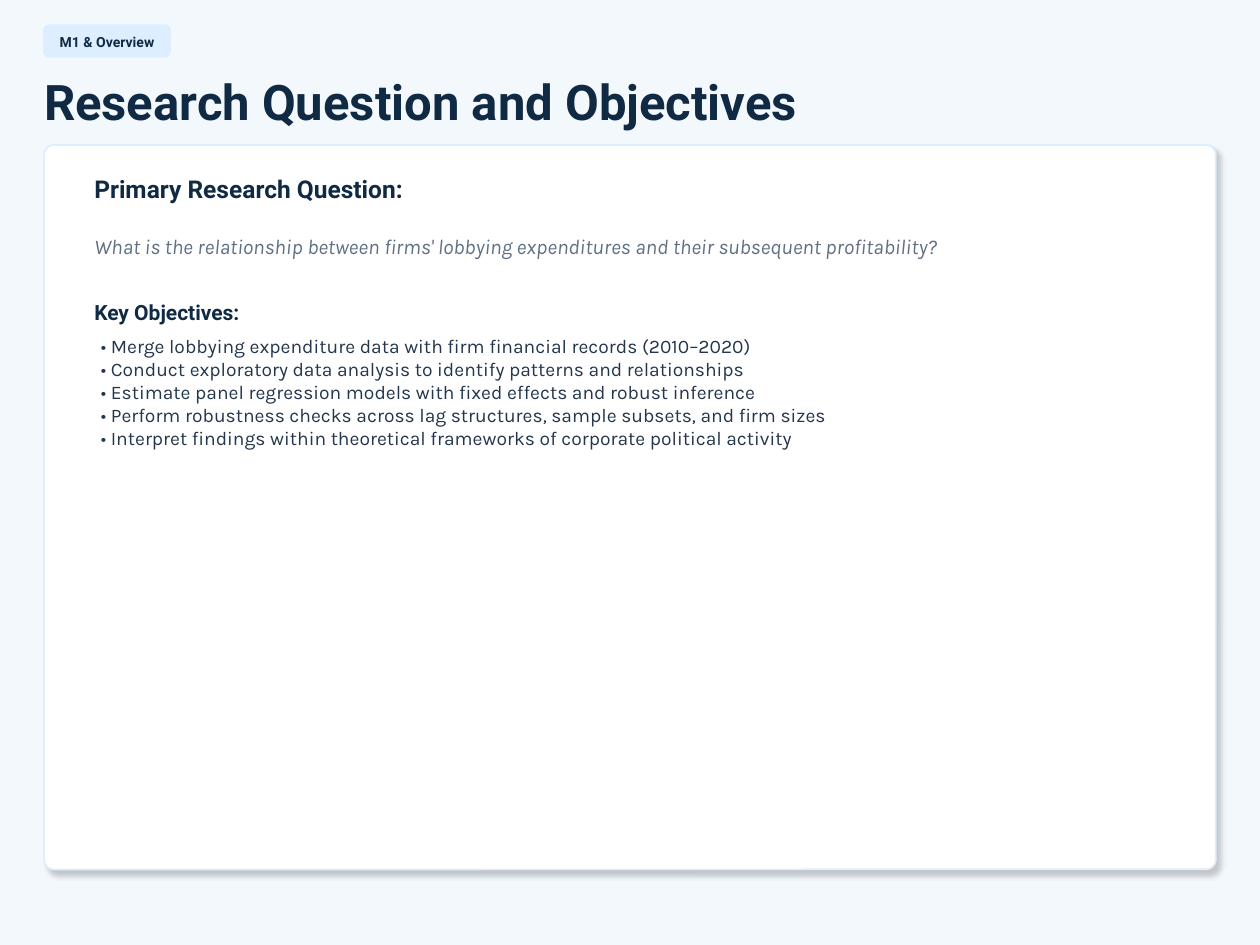
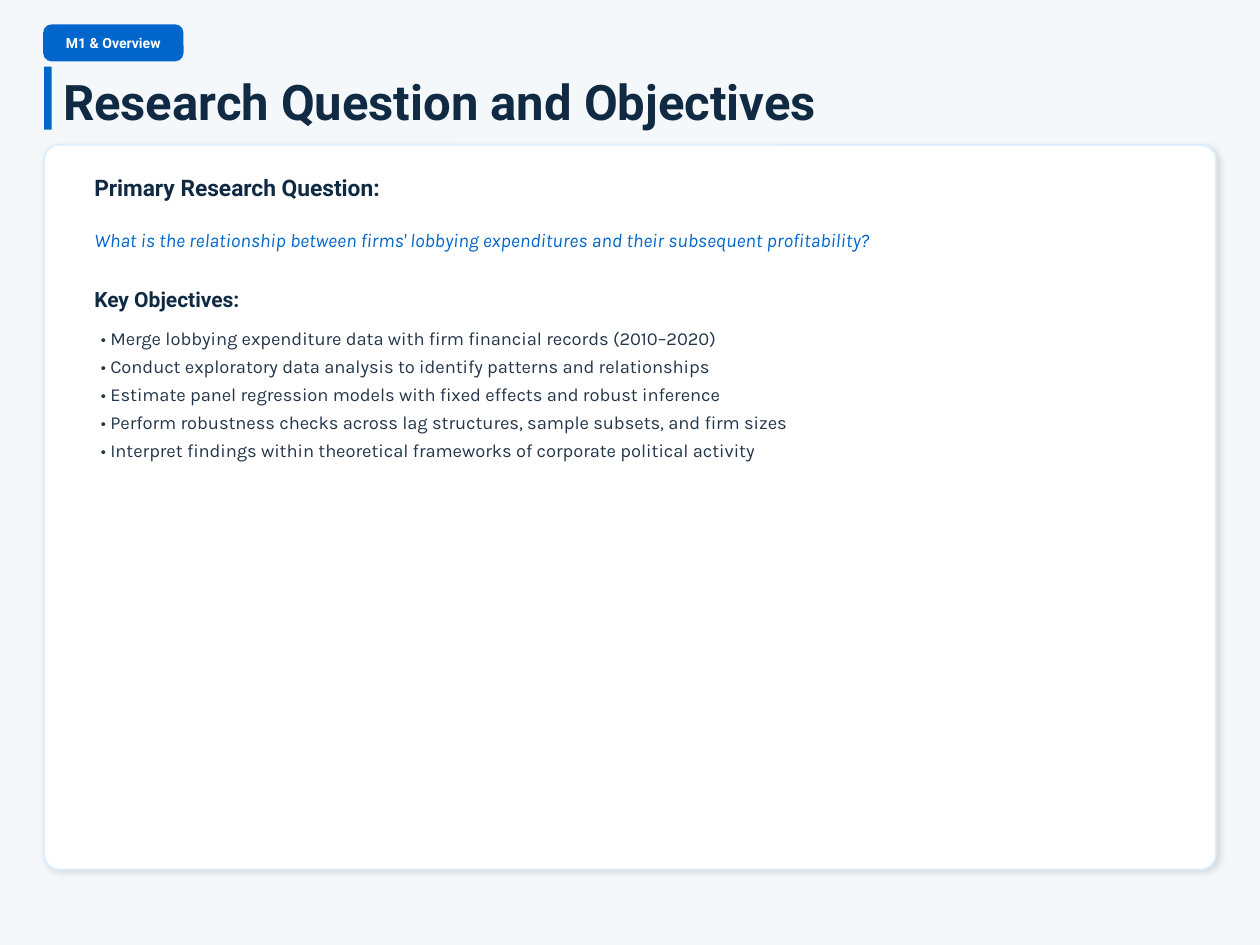
Before and after one commit to Dr-Seagraves/qm2023-capstone-silly-geese, a slide deck: slide 2 of results/reports/Capstone_Research_Presentation.pptx. Drawn at 1260x945 pixels with LibreOffice and Linux fonts; fonts in the diff are those of the drawing. Boxes give left, top, right and bottom in pixels: in the first picture for what was removed or moved away, otherwise in the second. Text is boxed around its words. In the diff, an @@ line names an element or a change of style, - is before the commit and + after.

Commit message:
Enhance presentation with modern navy/light blue design and improved visual cohesion

```diff
--- a/results/reports/Capstone_Research_Presentation.pptx
+++ b/results/reports/Capstone_Research_Presentation.pptx
@@ background #F3F8FD to #F5F8FB @@
@@ text "M1 & Overview" at <box>66,37,160,48</box>: text colour #102A43 to #FFFFFF @@
@@ rounded rectangle: place and size @@
-rounded rectangle at <box>44,25,170,57</box>
+rounded rectangle at <box>44,25,183,60</box>
@@ rounded rectangle at <box>44,25,183,60</box>: fill #DCEEFF to #0066CC; outline #DCEEFF 1 pt to #0066CC 1 pt; proportions changed @@
@@ rectangle added at <box>44,67,52,130</box>, fill #0066CC @@
@@ text "Research Question and Objectives": place and size @@
-text "Research Question and Objectives" at <box>44,83,797,131</box>
+text "Research Question and Objectives" at <box>63,83,816,131</box>
@@ rounded rectangle at <box>44,145,1216,869</box>: shadow changed; proportions changed @@
@@ text "Primary Research Question:" at <box>94,179,380,201</box>: size 14 to 13 pt @@
@@ text "What is the relationship between ..." at <box>94,233,870,252</box>: size 12 to 11 pt, text colour #5F7084 to #0066CC @@
@@ text "Key Objectives:": place and size @@
-text "Key Objectives:" at <box>94,304,239,325</box>
+text "Key Objectives:" at <box>94,291,239,312</box>
@@ text "• Merge lobbying expenditure data ...": place and size @@
-text "• Merge lobbying expenditure data ..." at <box>111,339,826,450</box>
+text "• Merge lobbying expenditure data ..." at <box>110,332,787,462</box>
@@ text "• Merge lobbying expenditure data ..." at <box>110,332,787,462</box>: size 11 to 10.5 pt; line spacing 1 to 16pt @@
```
Also in this commit, not shown: 10 other slides changed, 2 slides added, 2 slides removed, 1 other file.
